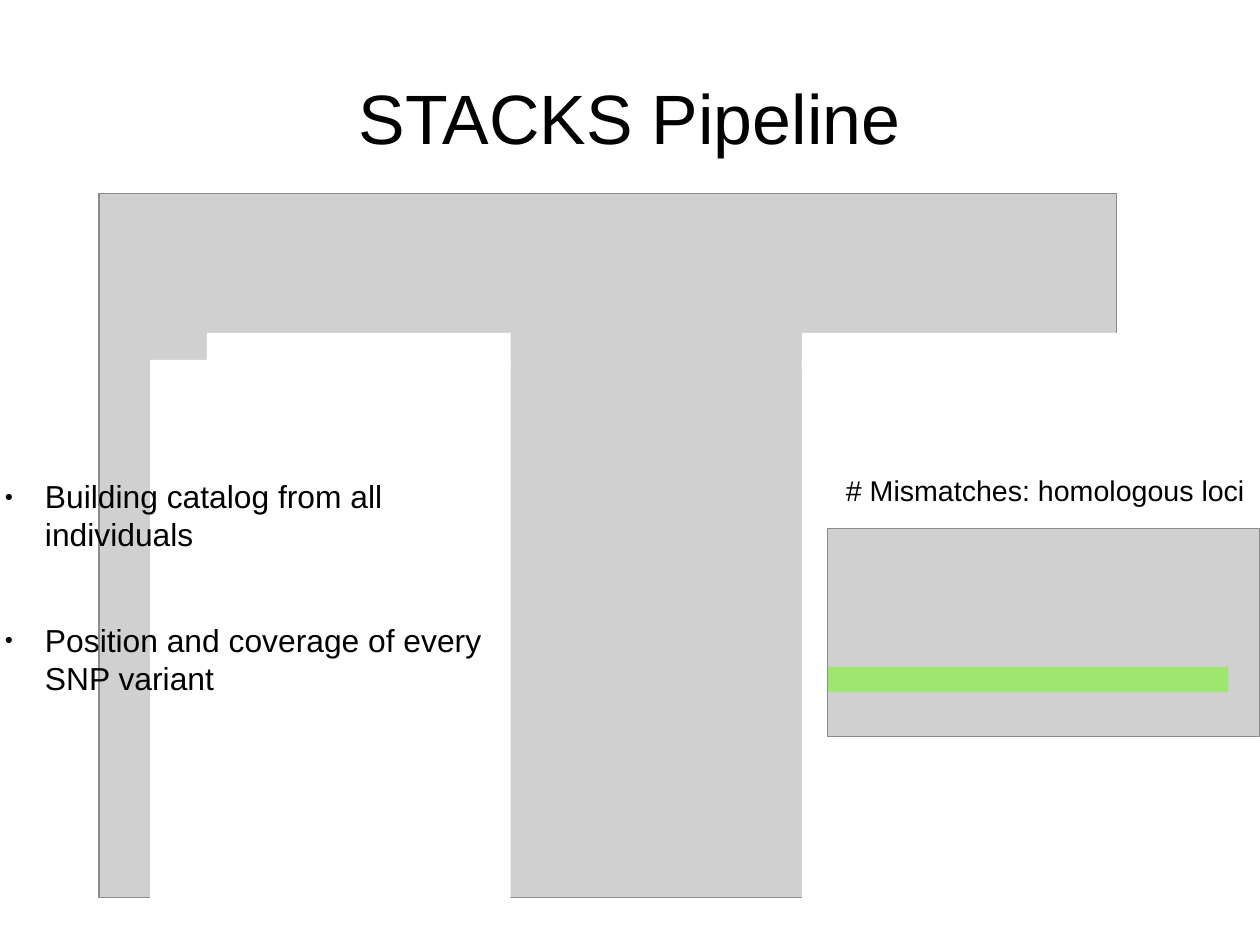
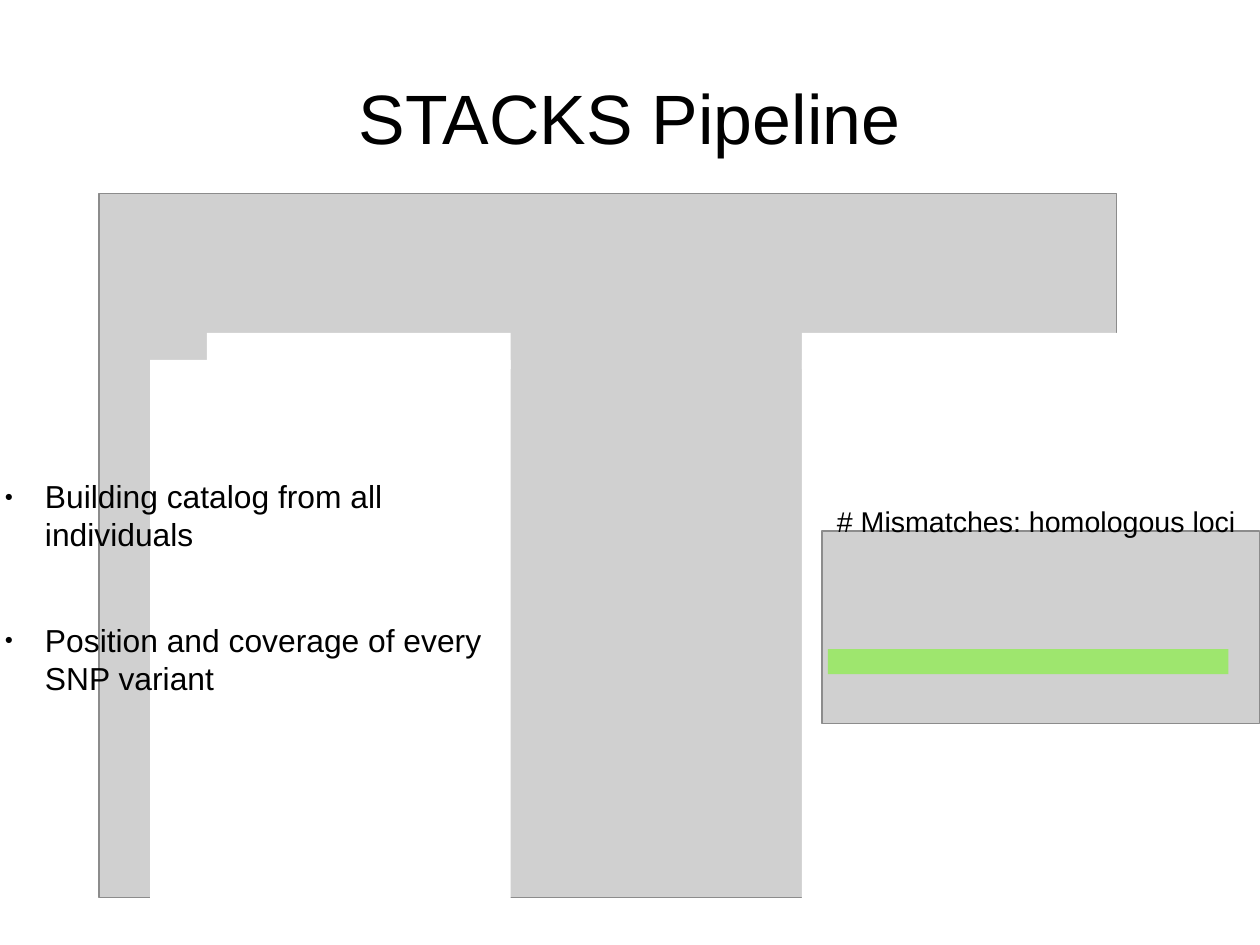
Before and after one commit to cmdoret/master_archive, a slide deck: slide 14 of reports/presentations/lab_meeting_20170712/lab_meeting_20170712.odp. Drawn at 1260x945 pixels with LibreOffice and Linux fonts; fonts in the diff are those of the drawing; grey boxes stand for pictures. Boxes give left, top, right and bottom in pixels: in the first picture for what was removed or moved away, otherwise in the second. Text is boxed around its words. In the diff, an @@ line names an element or a change of style, - is before the commit and + after.

```diff
--- a/reports/presentations/lab_meeting_20170712/lab_meeting_20170712.odp
+++ b/reports/presentations/lab_meeting_20170712/lab_meeting_20170712.odp
@@ text "# Mismatches: homologous loci" moved from (x1=870, y1=480, x2=1245, y2=506) to (x1=861, y1=510, x2=1236, y2=538) @@
@@ picture resized from (x1=828, y1=529, x2=1260, y2=737) to (x1=822, y1=532, x2=1260, y2=724) @@
@@ rectangle moved from (x1=828, y1=668, x2=1228, y2=693) to (x1=828, y1=649, x2=1228, y2=675) @@
```
Also in this commit, not shown: 1 other slide changed, 6 slides added, 14 other files.
